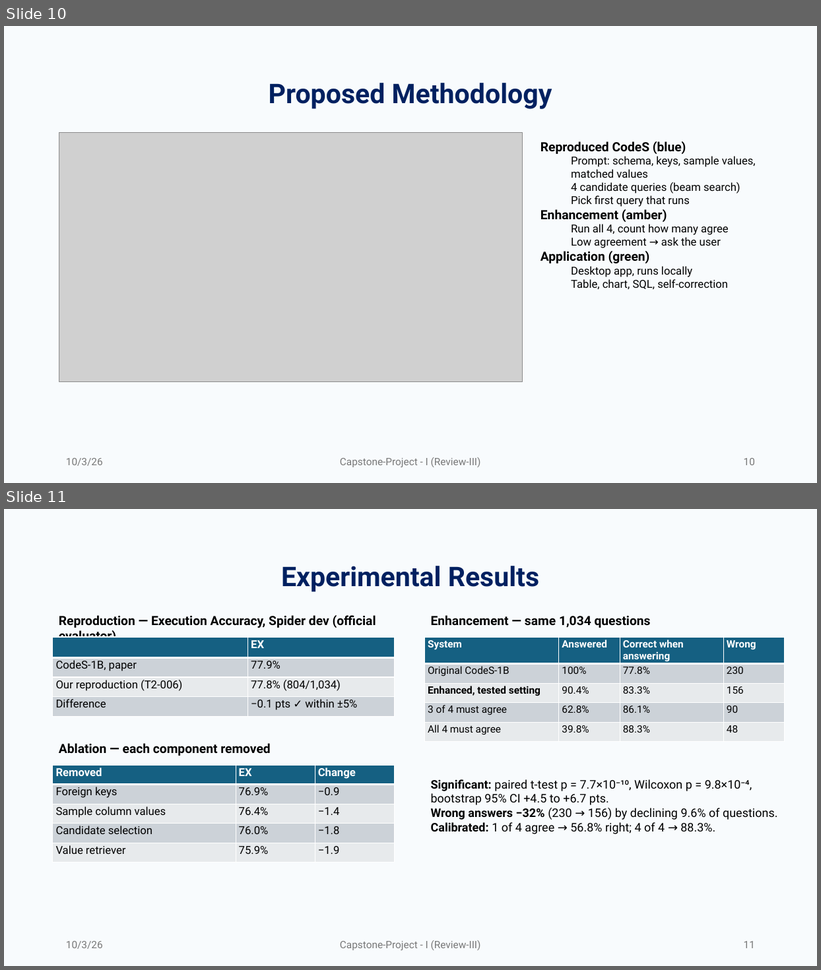
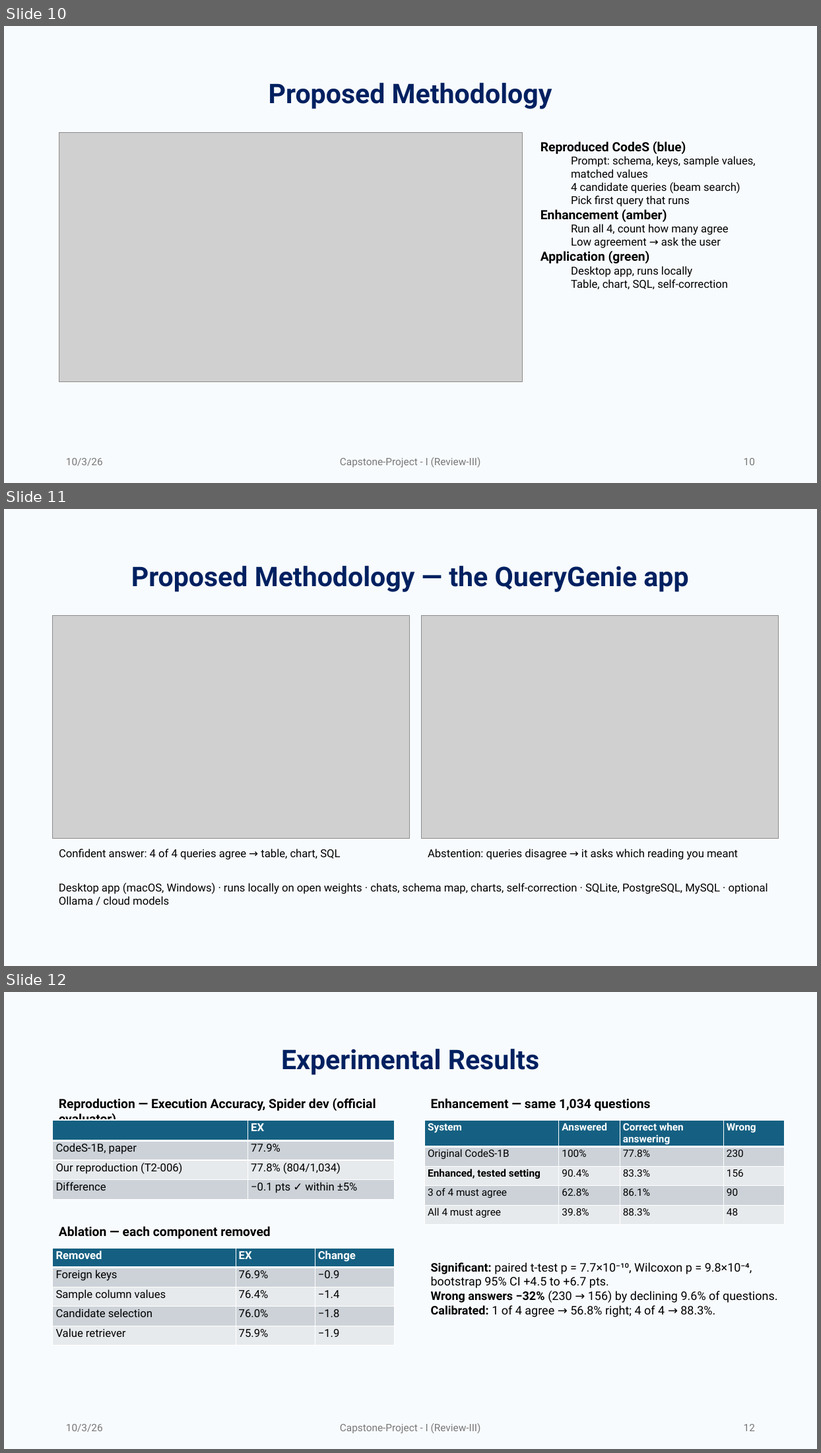
Before and after one commit to jayakanthh/QueryGenie, a slide deck: docs/Review-III/QueryGenie_Review-III.pptx. Shown one above the other, each under a label of ours: slides 10 and 11 before the commit, slides 10, 11 and 12 after it. The pictures are 821x970 and 821x1453 pixels, drawn with LibreOffice and Linux fonts; fonts in the diff are those of the drawing; grey boxes stand for pictures. Boxes give left, top, right and bottom in pixels: in the first picture for what was removed or moved away, otherwise in the second. Text is boxed around its words. In the diff, an @@ line names an element or a change of style, - is before the commit and + after.

```diff
--- a/docs/Review-III/QueryGenie_Review-III.pptx
+++ b/docs/Review-III/QueryGenie_Review-III.pptx
@@ slide 11 added at <box>4,509,817,966</box>, background #DCEAF7 at 19% opacity @@
@@ title added at <box>131,566,688,592</box>, 32 pt, text #002060, bold @@
+Proposed Methodology — the QueryGenie app
@@ picture added at <box>53,616,410,839</box> @@
@@ picture added at <box>422,616,779,839</box> @@
@@ text added at <box>59,849,340,860</box>, 13 pt, text #000000 @@
+Confident answer: 4 of 4 queries agree → table, chart, SQL
@@ text added at <box>428,849,738,860</box>, 13 pt, text #000000 @@
+Abstention: queries disagree → it asks which reading you meant
@@ text added at <box>59,883,768,905</box>, 13 pt, text #000000 @@
+Desktop app (macOS, Windows) · runs locally on open weights · chats, schema map, charts, self-correction · SQLite, PostgreSQL, MySQL · optional Ollama / cloud models
@@ what was slide 11 is now slide 12 @@
@@ page number at <box>744,1424,755,1432</box>: text changed @@
-11
+12
```
Also in this commit, not shown: 1 slide changed, 11 other files.
